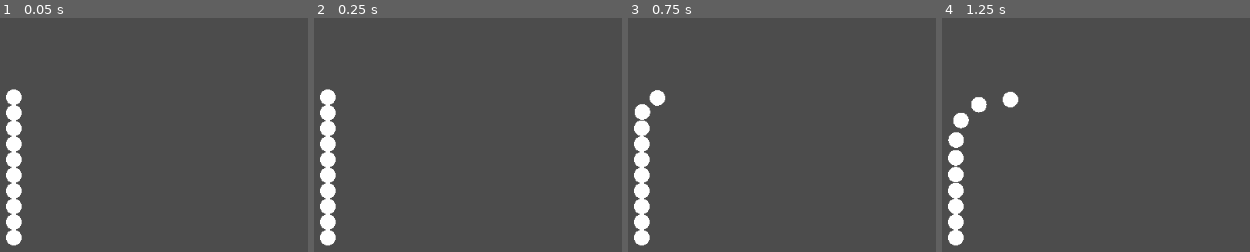
Above: before the commit, frames 1-4 (left to right).
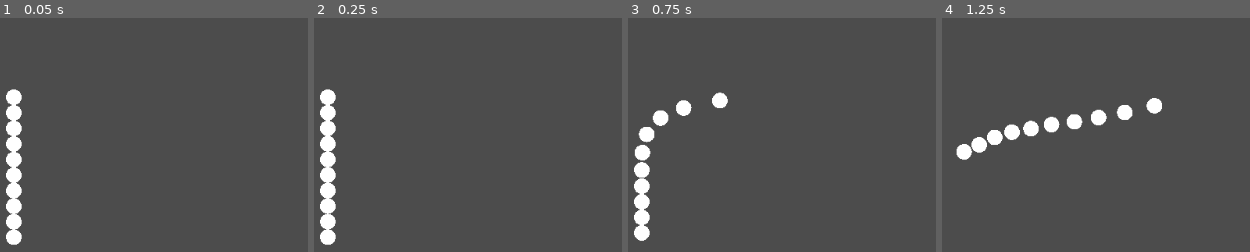
Above: after the commit, the same moments.

Repository: jrburga/WormProject
Game: Godot game, scene res://Main/Main2D.tscn
Same seed, same stepped clock (60 frames per second), same inputs: the game is played once before the commit and once after it.
Inputs (mouse positions are in pixels of both pictures, inside the frame that each line leads up to):
- Up to frame 1 (0.05 s): no input
- Up to frame 2 (0.25 s): no input
- Up to frame 3 (0.75 s): tap Enter at 0.5 s; move the mouse to (859, 106) at 0.52 s; press the mouse at (859, 106) at 0.53 s
- Up to frame 4 (1.25 s): no input

The runs differ from the first frame. In frame 1, 0.1% of the frame differs, in the area x 1-8%, y 55-98%; in frame 2, 0.2%; in frame 3, 2.8%; in frame 4, 5.6%, in the area x 1-72%, y 31-98%.

Commit message:
Iterate on worm movement values
Tweak drag, mass, and velocity for better feeling movement. Also, make speed proportional to distance to mouse

Diff:
--- a/Main/Main2D.tscn
+++ b/Main/Main2D.tscn
@@ -7,11 +7,10 @@
 [node name="Worm2D" parent="." instance=ExtResource( 1 )]
 position = Vector2( -54, -42 )
 num_segments = 10
-speed = 100.0
-segments_length = 20
-segments_rest_length = 20
-segments_stiffness = 20.0
-segments_drag = 0.5
+speed = 500.0
+segments_mass = 0.1
+segments_rest_length = 10
+segments_drag = 0.01
 
 [node name="Camera2D" type="Camera2D" parent="."]
 current = true
--- a/Worm2D/Worm2D.gd
+++ b/Worm2D/Worm2D.gd
@@ -6,8 +6,9 @@
 
 
 # the speed of the worm
-export(int, 0, 10) var num_segments = 3
+export(int, 0, 20) var num_segments = 3 setget _set_num_segments, _get_num_segments
 export(float) var speed = 10
+export(float, 0, 10) var segments_mass = 10 setget _set_segments_mass, _get_segments_mass
 export(int) var segments_length = 20 setget _set_segments_length, _get_segments_length
 export(int) var segments_rest_length = 20 setget _set_segments_rest_length, _get_segments_rest_length
 export(float, 0, 64) var segments_stiffness = 20 setget _set_segments_stiffness, _get_segments_stiffness
@@ -27,6 +28,7 @@
 	return segments.find(node)
 
 func _generate_worm():
+#	$Worm0.collision_mask = 0
 	segments = [$Worm0]
 	for index in num_segments - 1:
 #		print(index)
@@ -43,6 +45,8 @@
 		new_worm_body.transform.origin.y = segments_length * (index + 1)
 		new_spring_joint.transform.origin.y = segments_length * index
 
+#		new_worm_body.collision_mask = 0
+		new_worm_body.mass = segments_mass
 		new_worm_body.drag_coef = segments_drag
 #		print(new_spring_joint.get_path())
 		new_spring_joint.node_a = segments[index].get_path()
@@ -56,16 +60,53 @@
 
 # Called every frame. 'delta' is the elapsed time since the previous frame.
 
+func _set_num_segments(value):
+	num_segments = value
+#	print('hello')
+#	for child in self.get_children():
+#		if child is DampedSpringJoint2D:
+#			child.queue_free()
+#
+#	for segment in segments:
+#		if segment != $Worm0:
+#			segment.queue_free()
+#
+#	_generate_worm()
+
+func _get_num_segments():
+	return num_segments
+
 func _physics_process(delta):
-	var head = $Worm0 as KinematicBody2D
 	if Engine.editor_hint:
 		return
 
-	if Input.is_action_pressed("drag"):
-		var mouse_pos_loc = head.to_local(get_global_mouse_position())
-		var velocity = mouse_pos_loc.normalized() * speed
-		head.move_and_slide(velocity)
+	var head = $Worm0 as RigidBody2D
 
+	if head:
+		if Input.is_action_pressed("drag"):
+			var mouse_pos_loc = head.to_local(get_global_mouse_position())
+			var velocity = (mouse_pos_loc.normalized() * speed).clamped(mouse_pos_loc.length() * 4)
+
+			head.applied_force = head.mass * velocity
+
+	head = $Worm0 as KinematicBody2D
+
+	if head:
+		if Input.is_action_pressed("drag"):
+			var mouse_pos_loc = head.to_local(get_global_mouse_position())
+			var velocity = (mouse_pos_loc.normalized() * speed).clamped(mouse_pos_loc.length() * 4)
+
+			head.move_and_slide(velocity)
+
+
+func _set_segments_mass(value):
+	segments_mass = value
+	for child in self.get_children():
+		if child is WormBody2D:
+			child.mass = value
+
+func _get_segments_mass():
+	return segments_mass
 
 func _set_segments_length(value):
 	segments_length = value
@@ -105,6 +146,7 @@
 
 func _set_segments_drag(value):
 	segments_drag = value
+	print(segments_drag)
 	for child in self.get_children():
 		if child is WormBody2D:
 			child.drag_coef = value
--- a/Worm2D/Worm2D.tscn
+++ b/Worm2D/Worm2D.tscn
@@ -7,11 +7,6 @@
 
 [node name="Worm2D" type="Node2D"]
 script = ExtResource( 2 )
-num_segments = 5
-segments_length = 10
-segments_rest_length = 10
-segments_stiffness = 1.0
-segments_drag = 0.0
 
 [node name="Worm0" type="KinematicBody2D" parent="."]
 
--- a/Worm2D/WormBody2D.gd
+++ b/Worm2D/WormBody2D.gd
@@ -18,9 +18,12 @@
 func _integrate_forces(state):
 	var worm = get_parent()
 	var index = worm.get_index_of_segment(self)
+	var body = worm.get_segment(index - 1) as PhysicsBody2D
+	if not body:
+		return
 
-	var body = worm.get_segment(index - 1) as PhysicsBody2D
-
-	var connect_vector = transform.origin - body.transform.origin
-	var drag_direction = - (linear_velocity - linear_velocity.project(connect_vector)).normalized()
+	var drag_direction = - linear_velocity.normalized()
+	if (body):
+		var connect_vector = transform.origin - body.transform.origin
+		drag_direction = - (linear_velocity - linear_velocity.project(connect_vector)).normalized()
 	applied_force = linear_velocity * linear_velocity * drag_direction * drag_coef / 2.0
